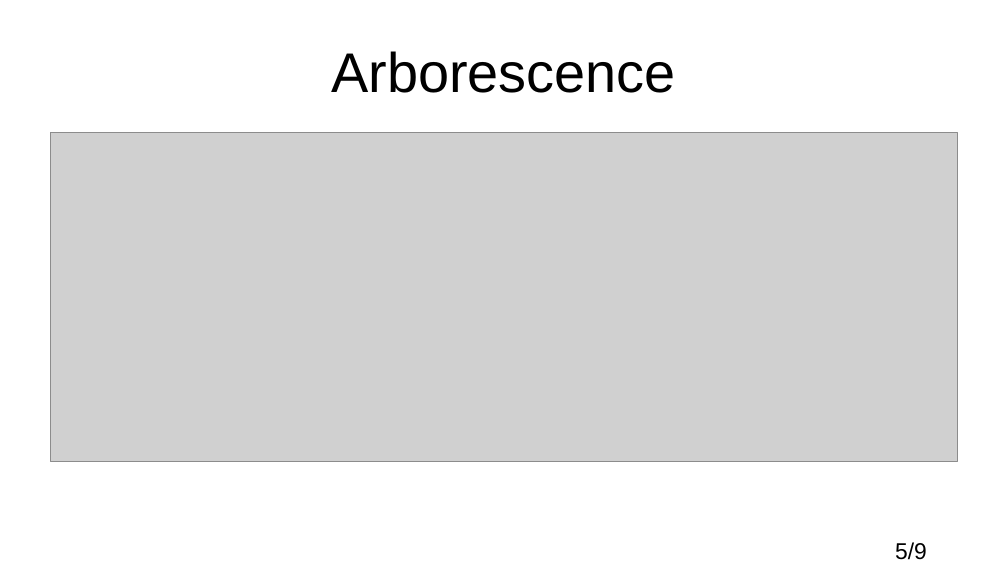
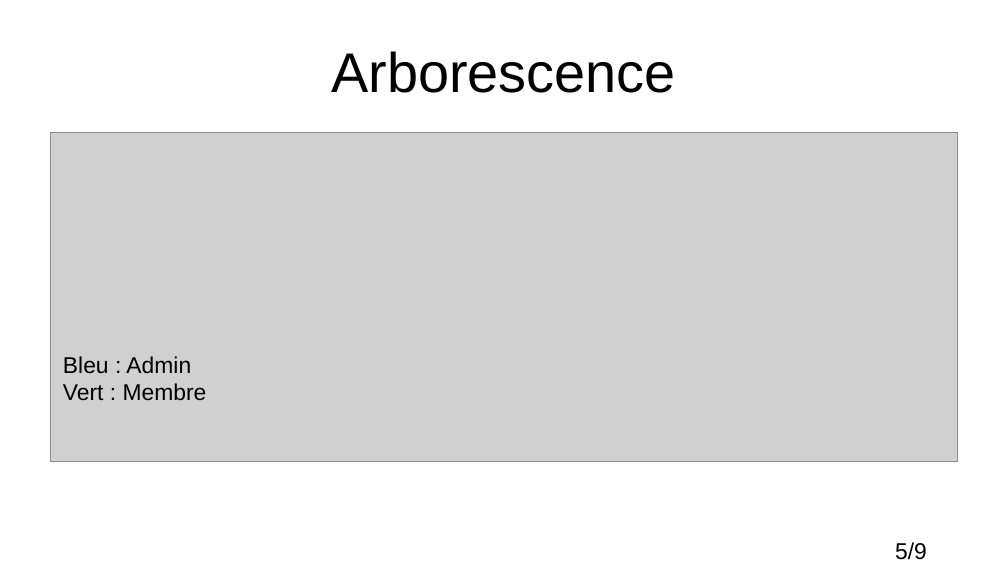
Before and after one commit to DinaHamdan/FFM, a slide deck: slide 6 of docs/Presetantion.odp. Drawn at 1008x567 pixels with LibreOffice and Linux fonts; fonts in the diff are those of the drawing; grey boxes stand for pictures. Boxes give left, top, right and bottom in pixels: in the first picture for what was removed or moved away, otherwise in the second. Text is boxed around its words. In the diff, an @@ line names an element or a change of style, - is before the commit and + after.

```diff
--- a/docs/Presetantion.odp
+++ b/docs/Presetantion.odp
@@ text added at (63,356,207,400), 18 pt, text #000000 @@
+Bleu : Admin
+Vert : Membre
```
Also in this commit, not shown: 3 other slides changed, 2 slides added, 2 slides removed, 13 other files.
